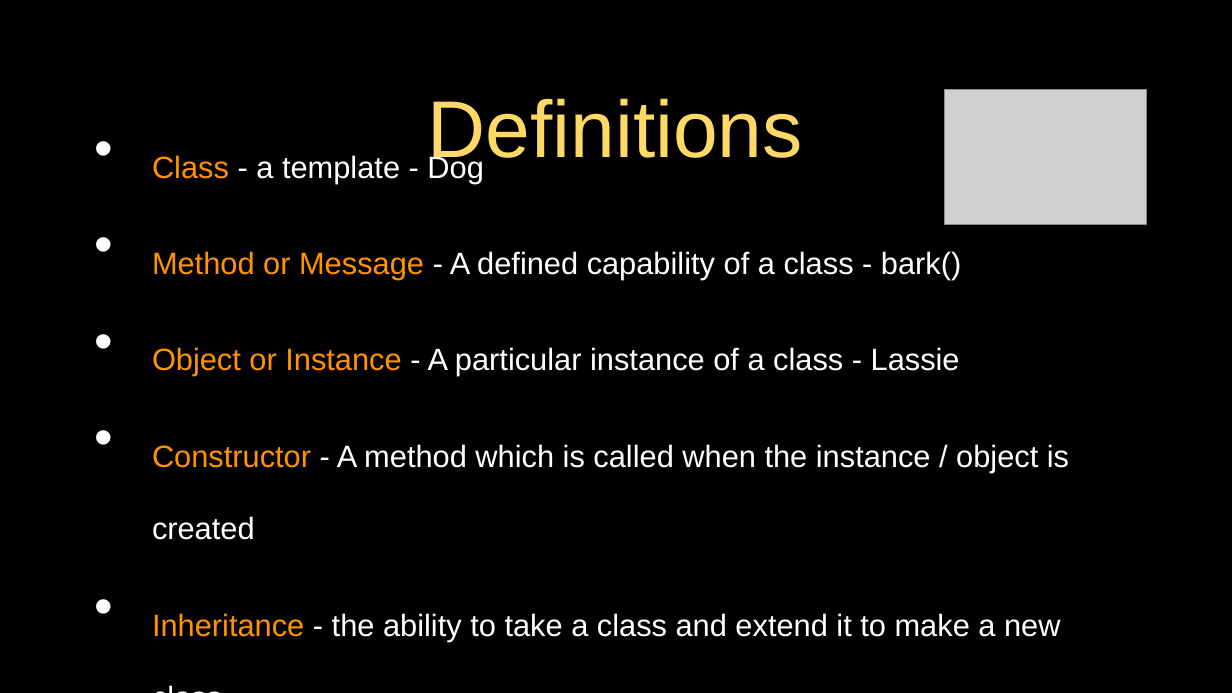
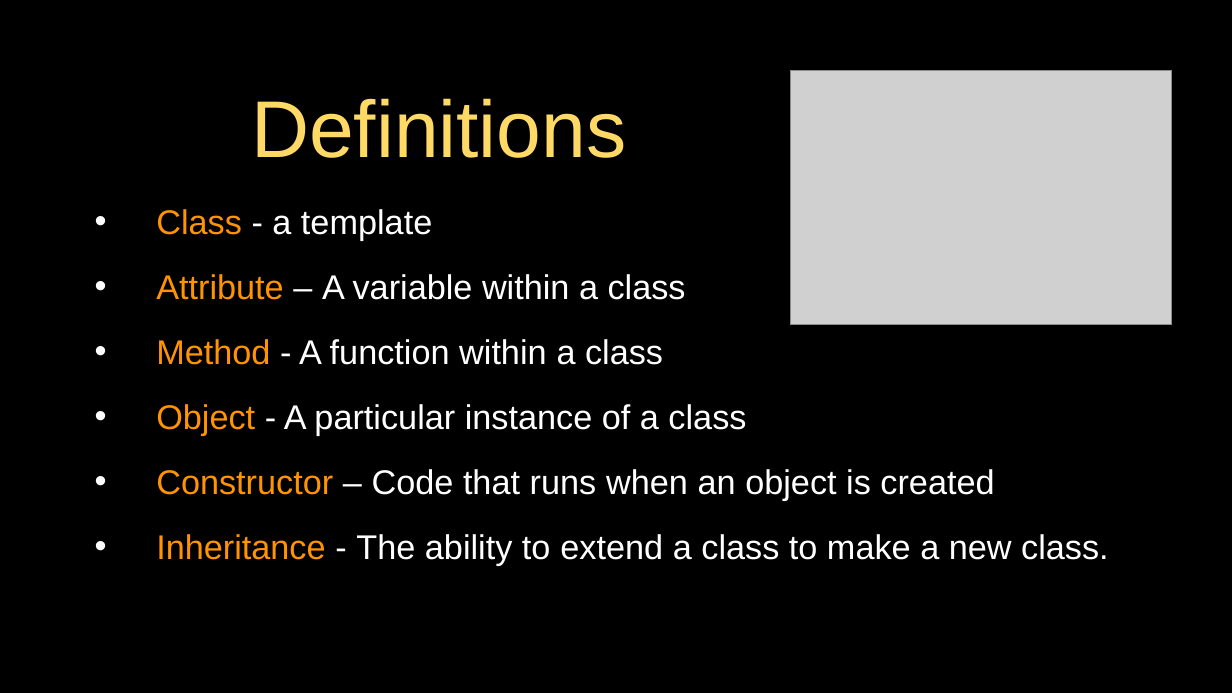
Before and after one commit to csev/py4e, a slide deck: slide 39 of lectures3/Pythonlearn-14-Objects.pptx (slide 44 before the commit). Drawn at 1232x693 pixels with LibreOffice and Linux fonts; fonts in the diff are those of the drawing; grey boxes stand for pictures. Boxes give left, top, right and bottom in pixels: in the first picture for what was removed or moved away, otherwise in the second. Text is boxed around its words. In the diff, an @@ line names an element or a change of style, - is before the commit and + after.

Commit message:
Objects Lectures

```diff
--- a/lectures3/Pythonlearn-14-Objects.pptx
+++ b/lectures3/Pythonlearn-14-Objects.pptx
@@ title "Definitions" rewrapped from [428,98,803,172] to [251,98,626,158] @@
@@ picture: place and size @@
-picture at [945,90,1147,224]
+picture at [791,70,1173,324]
@@ text "Class - a template" at [156,209,1109,566]: vertical alignment middle to top @@
@@ text at [156,209,1109,566]: text changed; size 31 to 20 pt @@
-• Class - a template - Dog
-• Method or Message - A defined capability of a class - bark()
-• Object or Instance - A particular instance of a class - Lassie
-• Constructor - A method which is called when the instance / object is created
-• Inheritance - the ability to take a class and extend it to make a new class.
+• Class - a template
+• Attribute – A variable within a class
+• Method - A function within a class
+• Object - A particular instance of a class
+• Constructor – Code that runs when an object is created
+• Inheritance - The ability to extend a class to make a new class.
```
Also in this commit, not shown: 9 other slides changed, 5 slides removed, 1 other file.
